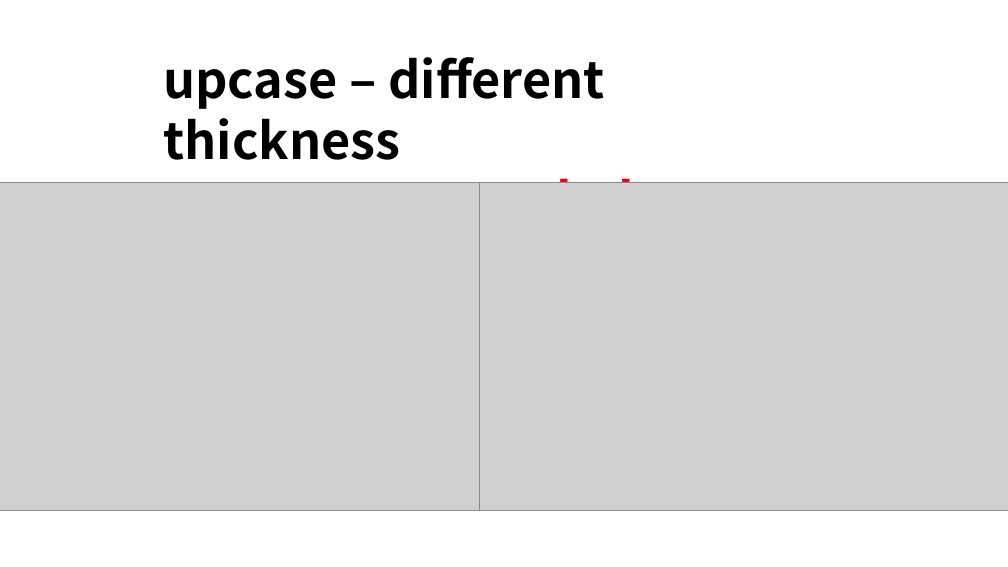
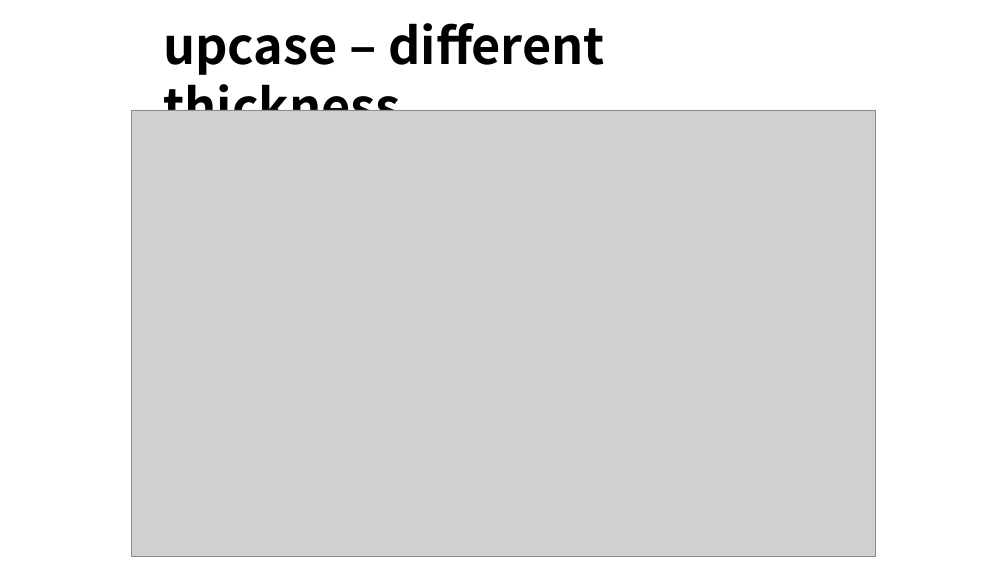
Before and after one commit to ominseo5/robotory_SoftFinger, a slide deck: slide 10 of lab_log0806.pptx. Drawn at 1008x567 pixels with LibreOffice and Linux fonts; fonts in the diff are those of the drawing; grey boxes stand for pictures. Boxes give left, top, right and bottom in pixels: in the first picture for what was removed or moved away, otherwise in the second. Text is boxed around its words. In the diff, an @@ line names an element or a change of style, - is before the commit and + after.

Commit message:
0807update - exp about var thickness and data/errorbar

```diff
--- a/lab_log0806.pptx
+++ b/lab_log0806.pptx
@@ text "upcase – different thickness": place and size @@
-text "upcase – different thickness" at (163,57,634,232)
+text "upcase – different thickness" at (163,23,605,111)
@@ picture added at (132,110,876,557) @@
@@ text at (163,168,634,232): paragraph removed @@
-0.5mm exp needed
@@ picture removed at (0,183,529,510) @@
@@ picture removed at (479,183,1008,510) @@
```
Also in this commit, not shown: 1 other slide changed, 2 slides added, 1 slide removed, 19 other files.
